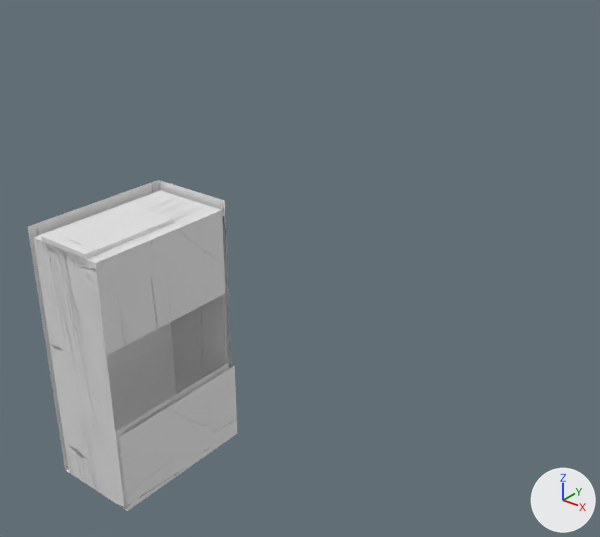
Before and after pictures for a commit that changed the FBX model gESilk/resources/models/Walkway.001.fbx.
Camera for both pictures: a camera (50 mm lens) standing at (22.4, -15.1, 27.4) and looking at (6.8, 4.4, 15.2). Lighting does not change. The marker at lower right points along +X, +Y and +Z.

The older version as bpy lines, for what is in view:
```python
me_plane_001 = bpy.data.meshes.new('Plane.001')
me_plane_001.from_pydata(...)  # 59 vertices, 43 faces; spans x -1.97..1.97, y 0.91..7.11, z -5.23..5.56
me_plane_001.materials.append(mat_wood)
# before: 37 (1.97, 0.91, -5.23) at pixel (129, 512), 43 (1.97, 0.91, 5.56), 44 (1.97, 6.94, 5.56)
ob_walkway_001 = bpy.data.objects.new('Walkway.001', me_plane_001)
ob_walkway_001.location = (0.0, -0.91, 10.33)
```
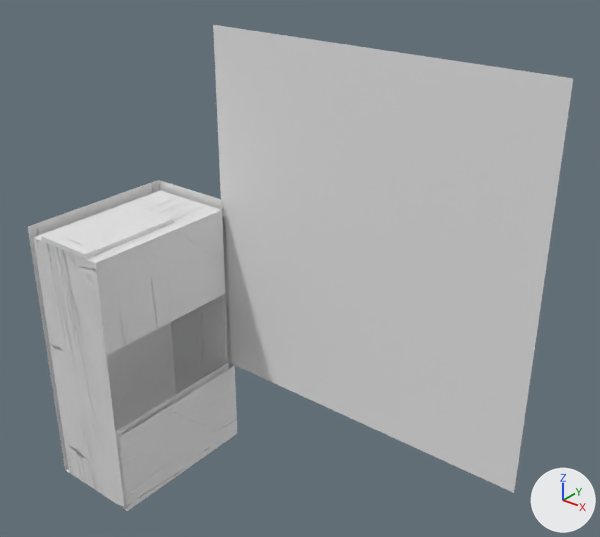
Where the newer file only moved an object's origin or applied its transform, the numbers keep the older frame.

Location of each change, [x1, y1, x2, y2] in pixels of the pictures (600 x 537 px):
'Walkway.001', reshaped (160% wider, 47% taller)
    before: [28, 180, 237, 511]
    after: [28, 25, 573, 511]
part 1 of me_plane_001, built on
    after: [213, 25, 573, 493]

What changed in the scene script:
```text
Change me_plane_001:
    used by ob_walkway_001; location = (0.0, -0.91, 10.33)
    verts and faces of me_plane_001; kept vertices keep their numbers, new ones are numbered from 59
    remove me_plane_001.from_pydata(...)  # 59 vertices, 43 faces; spans x -1.97..1.97, y 0.91..7.11, z -5.23..5.56
    add me_plane_001.from_pydata(...)  # 60 vertices, 44 faces; spans x -1.97..14.46, y 0.91..7.13, z -5.23..12.04
    me_plane_001 part 1
    add delete_vertices([37, 43, 44])  # with the faces that use them
    add verts[59] = (1.49, 7.13, -1.74)  # pixel (228, 362)
    add verts[60] = (1.49, 7.13, 12.04)  # pixel (213, 24)
    add verts[61] = (14.46, 7.13, -1.74)  # pixel (514, 493)
    add verts[62] = (14.46, 7.13, 12.04)  # pixel (573, 78)
    add faces += [(59, 60, 62, 61)]
```
